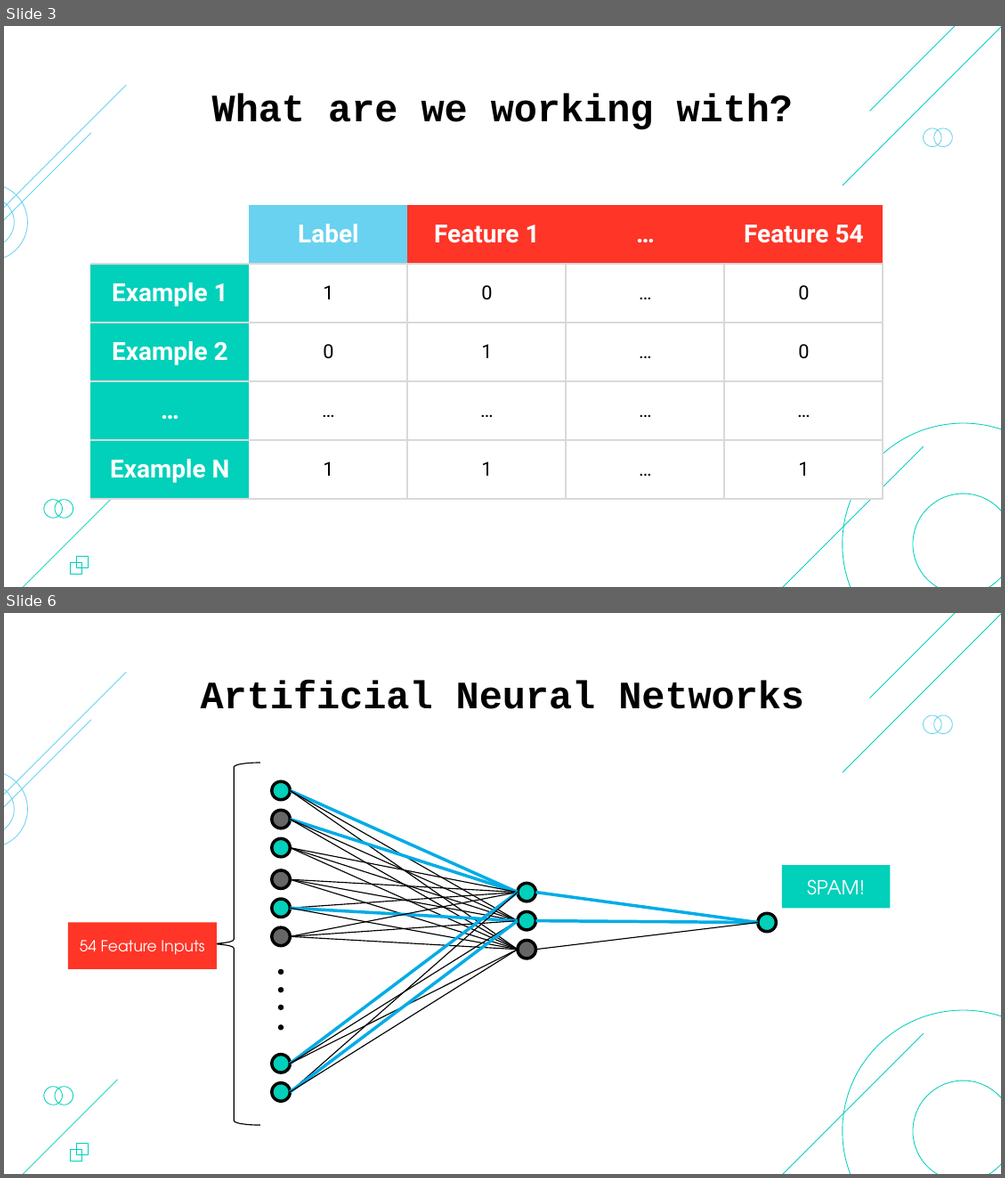
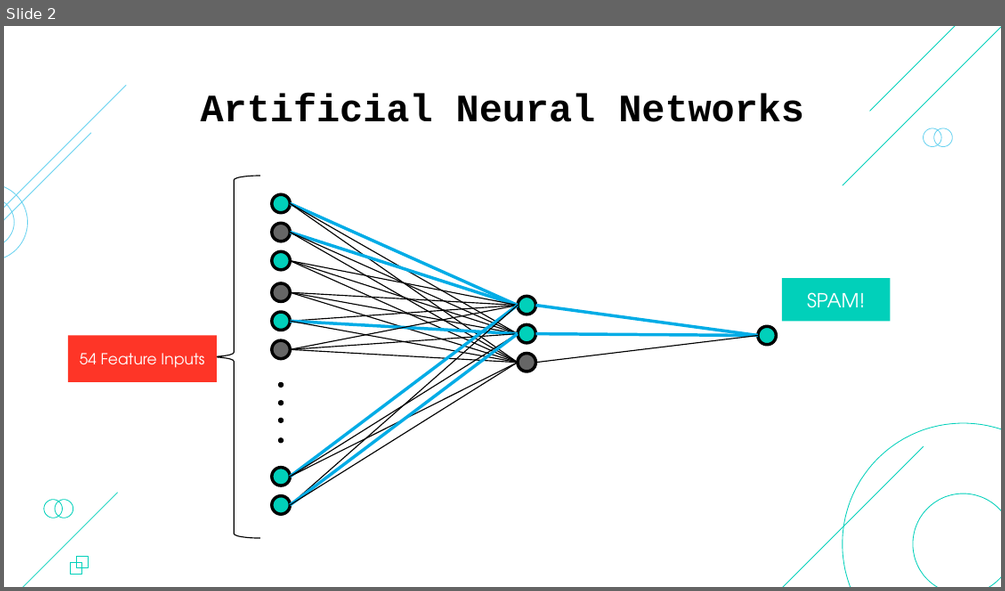
Before and after one commit to mjpcollins/spam-filter, a slide deck: slides/ANN Slides.pptx. Shown one above the other, each under a label of ours: slides 3 and 6 before the commit, slide 2 after it; the slides between them are not shown. The pictures are 1005x1178 and 1005x591 pixels, drawn with LibreOffice and Linux fonts; fonts in the diff are those of the drawing; background and template pictures are left out. Boxes give left, top, right and bottom in pixels: in the first picture for what was removed or moved away, otherwise in the second. Text is boxed around its words. In the diff, an @@ line names an element or a change of style, - is before the commit and + after.

```diff
--- a/slides/ANN Slides.pptx
+++ b/slides/ANN Slides.pptx
@@ slide 3 removed at [4,26,1001,587], background picture (left out); not listed: 16 template elements that a slide beside it also shows @@
@@ title removed at [212,93,793,130] @@
-What are we working with?
@@ table removed at [90,204,883,499], 5 rows, 5 columns @@
- | Label | Feature 1 | … | Feature 54
-Example 1 | 1 | 0 | … | 0
-Example 2 | 0 | 1 | … | 0
-… | … | … | … | …
-Example N | 1 | 1 | … | 1
@@ what was slide 6 is now slide 2 @@
```
Also in this commit, not shown: 1 slide changed, 3 other slides removed.
